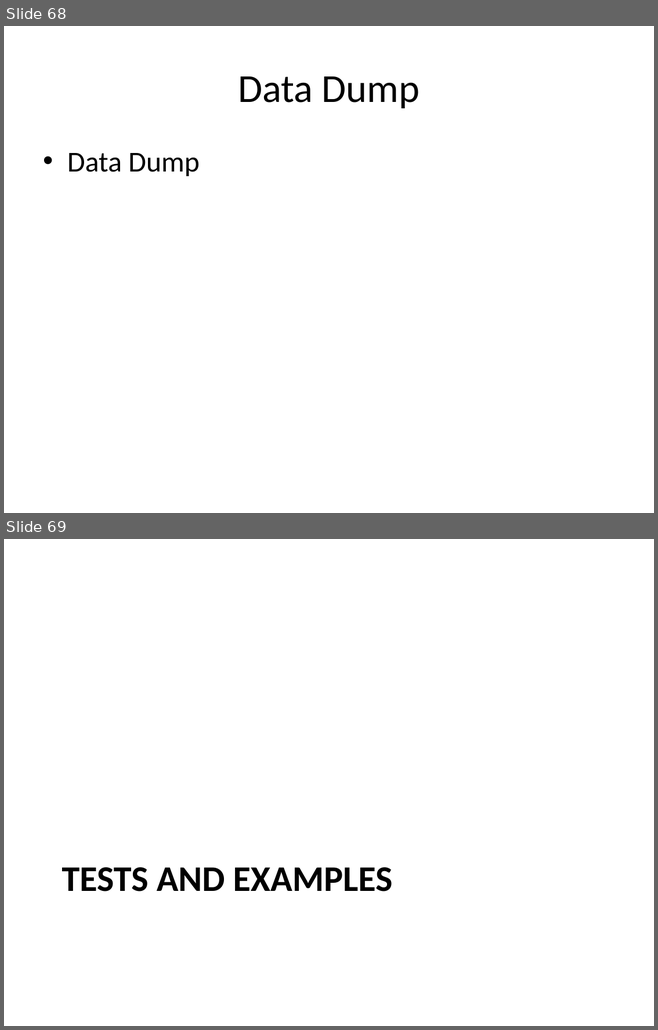
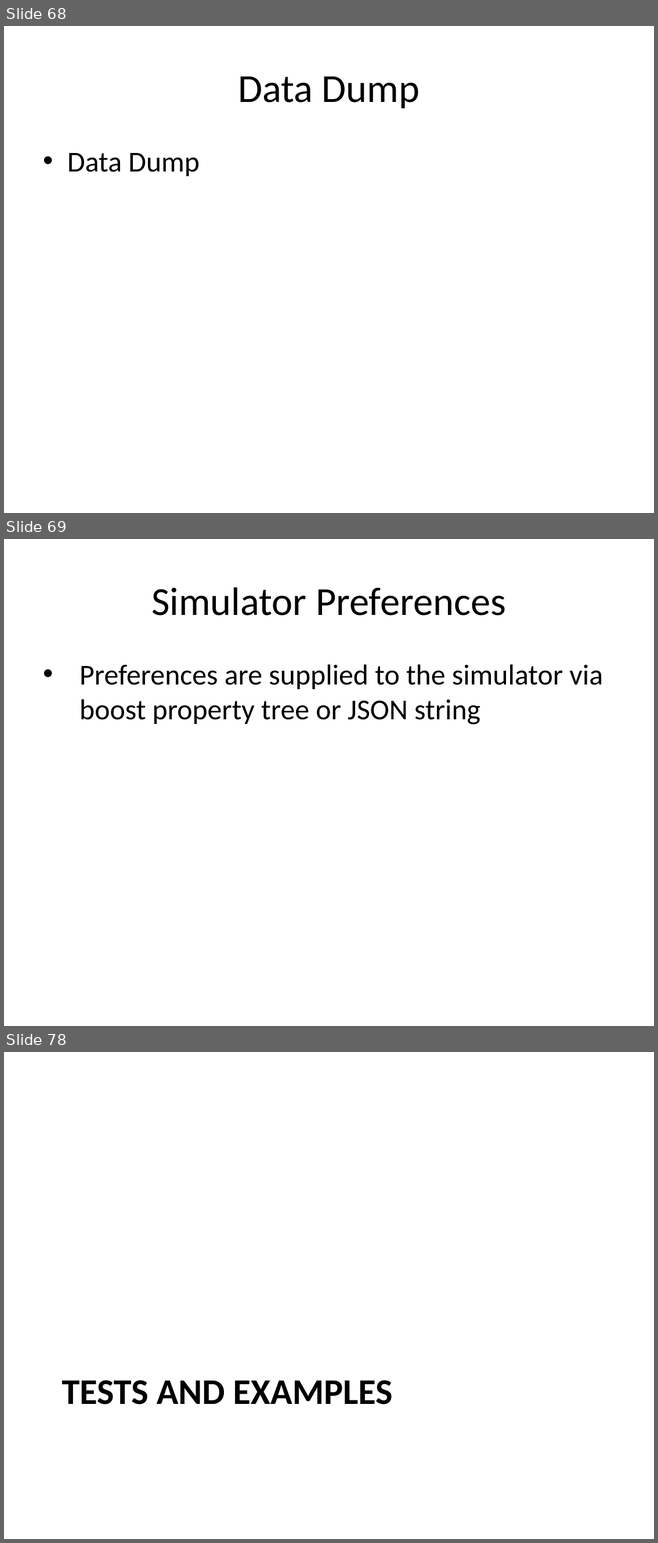
Before and after one commit to timurkelin/simsimd, a slide deck: doc/simsimd.pptx. Shown one above the other, each under a label of ours: slides 68 and 69 before the commit, slides 68, 69 and 78 after it; the slides between them are not shown. The pictures are 658x1030 and 658x1543 pixels, drawn with LibreOffice and Linux fonts; fonts in the diff are those of the drawing; background and template pictures are left out. Boxes give left, top, right and bottom in pixels: in the first picture for what was removed or moved away, otherwise in the second. Text is boxed around its words. In the diff, an @@ line names an element or a change of style, - is before the commit and + after.

```diff
--- a/doc/simsimd.pptx
+++ b/doc/simsimd.pptx
@@ slide 69 added at box(4, 539, 654, 1026), background #FFFFFF @@
@@ title added at box(151, 587, 506, 616), 44 pt, text #000000 @@
+Simulator Preferences
@@ text added at box(79, 664, 603, 725), 32 pt, text #000000 @@
+• Preferences are supplied to the simulator via boost property tree or JSON string
@@ what was slide 69 is now slide 78 @@
```
Also in this commit, not shown: 1 slide changed, 8 other slides added.
